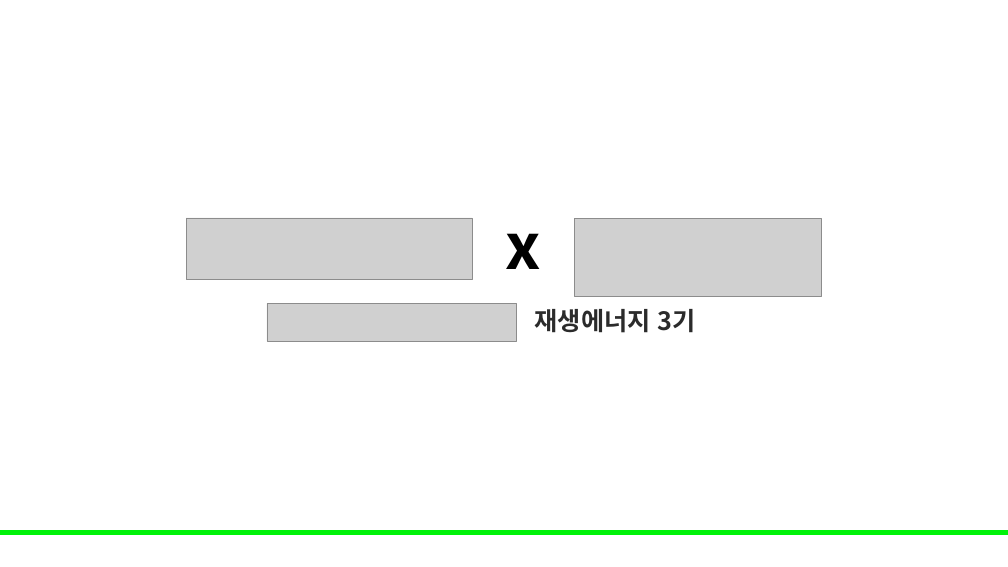
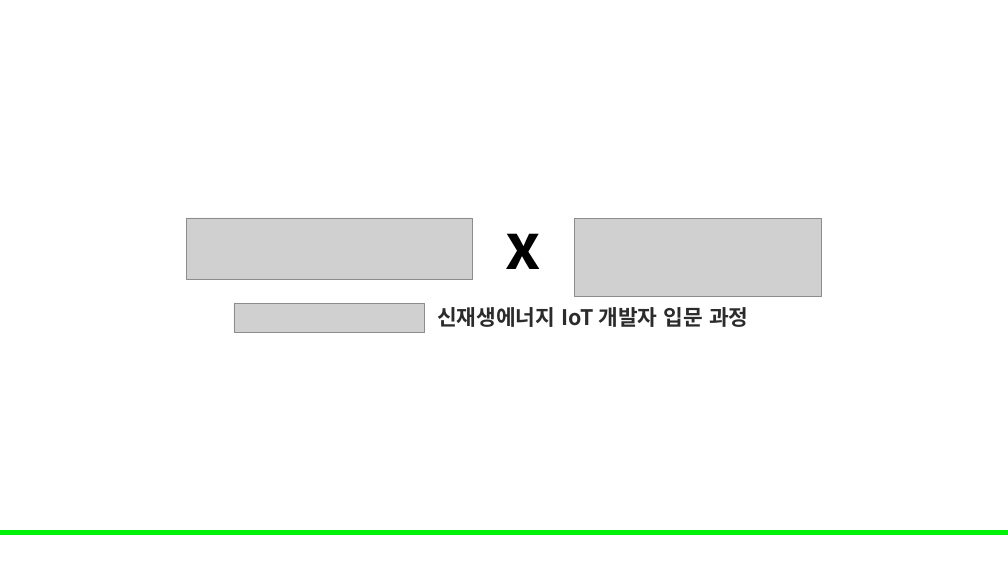
Before and after one commit to Leader-Lesson/KDT_RE_5th, a slide deck: slide 1 of material/5_AI/13_자동미분,모델구현실습.pptx. Drawn at 1008x567 pixels with LibreOffice and Linux fonts; fonts in the diff are those of the drawing; grey boxes stand for pictures; background and template pictures are left out. Boxes give left, top, right and bottom in pixels: in the first picture for what was removed or moved away, otherwise in the second. Text is boxed around its words. In the diff, an @@ line names an element or a change of style, - is before the commit and + after.

```diff
--- a/material/5_AI/13_자동미분,모델구현실습.pptx
+++ b/material/5_AI/13_자동미분,모델구현실습.pptx
@@ picture: place and size @@
-picture at <box>267,303,516,341</box>
+picture at <box>234,303,424,332</box>
@@ text added at <box>437,307,748,327</box>, 20.4 pt, text #2B2B2B, bold @@
+신재생에너지 IoT 개발자 입문 과정
@@ subtitle removed at <box>535,309,696,333</box> @@
-재생에너지 3기
```
Also in this commit, not shown: 18 other slides changed, 7 other files.
